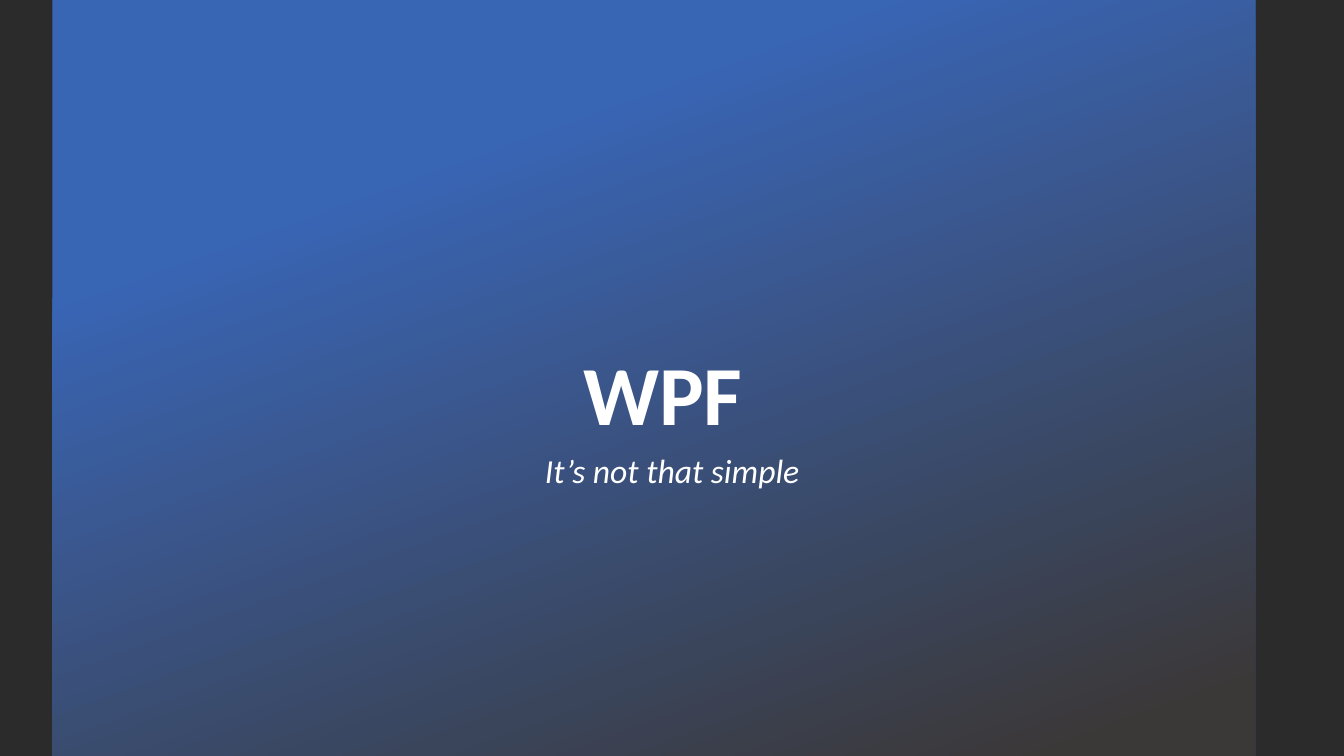
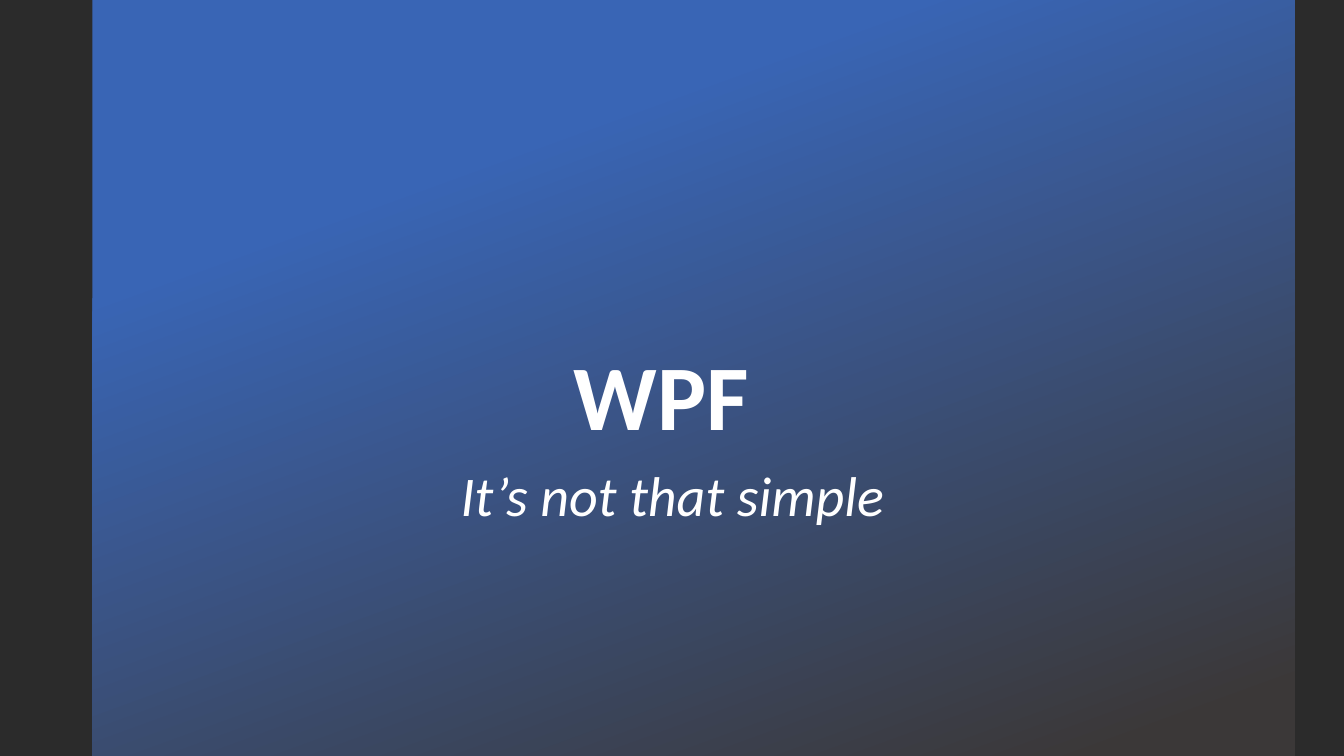
Before and after one commit to danieleromanazzi/wpf-tutorial, a slide deck: slide 1 of wpf-tutorial.pptx. Drawn at 1344x756 pixels with LibreOffice and Linux fonts; fonts in the diff are those of the drawing; background and template pictures are left out; a plain dark background stands for a picture behind light text. Boxes give left, top, right and bottom in pixels: in the first picture for what was removed or moved away, otherwise in the second. Text is boxed around its words. In the diff, an @@ line names an element or a change of style, - is before the commit and + after.

```diff
--- a/wpf-tutorial.pptx
+++ b/wpf-tutorial.pptx
@@ rectangle: place and size @@
-rectangle at box(52, 0, 1255, 756)
+rectangle at box(93, 0, 1296, 756)
@@ title "WPF": place and size @@
-title "WPF" at box(583, 370, 742, 425)
+title "WPF" at box(574, 370, 749, 430)
@@ title "WPF" at box(574, 370, 749, 430): size 60 to 66 pt @@
@@ subtitle "It’s not that simple": place and size @@
-subtitle "It’s not that simple" at box(545, 459, 799, 489)
+subtitle "It’s not that simple" at box(461, 477, 884, 525)
@@ subtitle "It’s not that simple" at box(461, 477, 884, 525): size 24 to 40 pt @@
```
Also in this commit, not shown: 3 other slides changed, 19 slides added, 3 slides removed, 1 other file.
